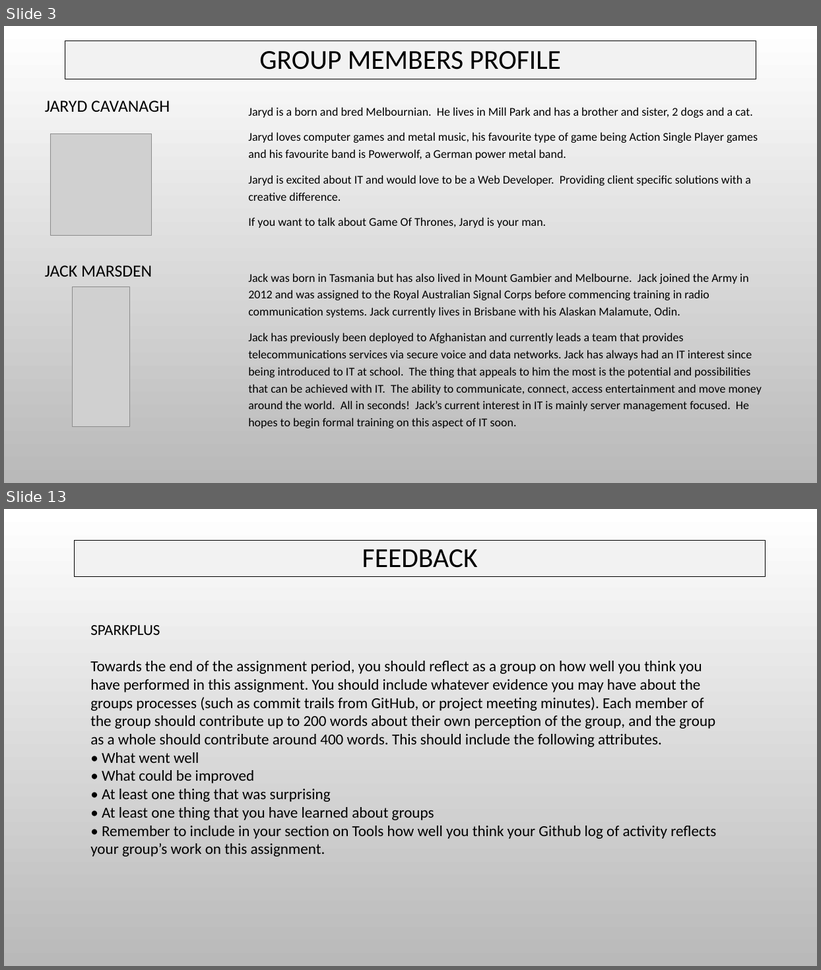
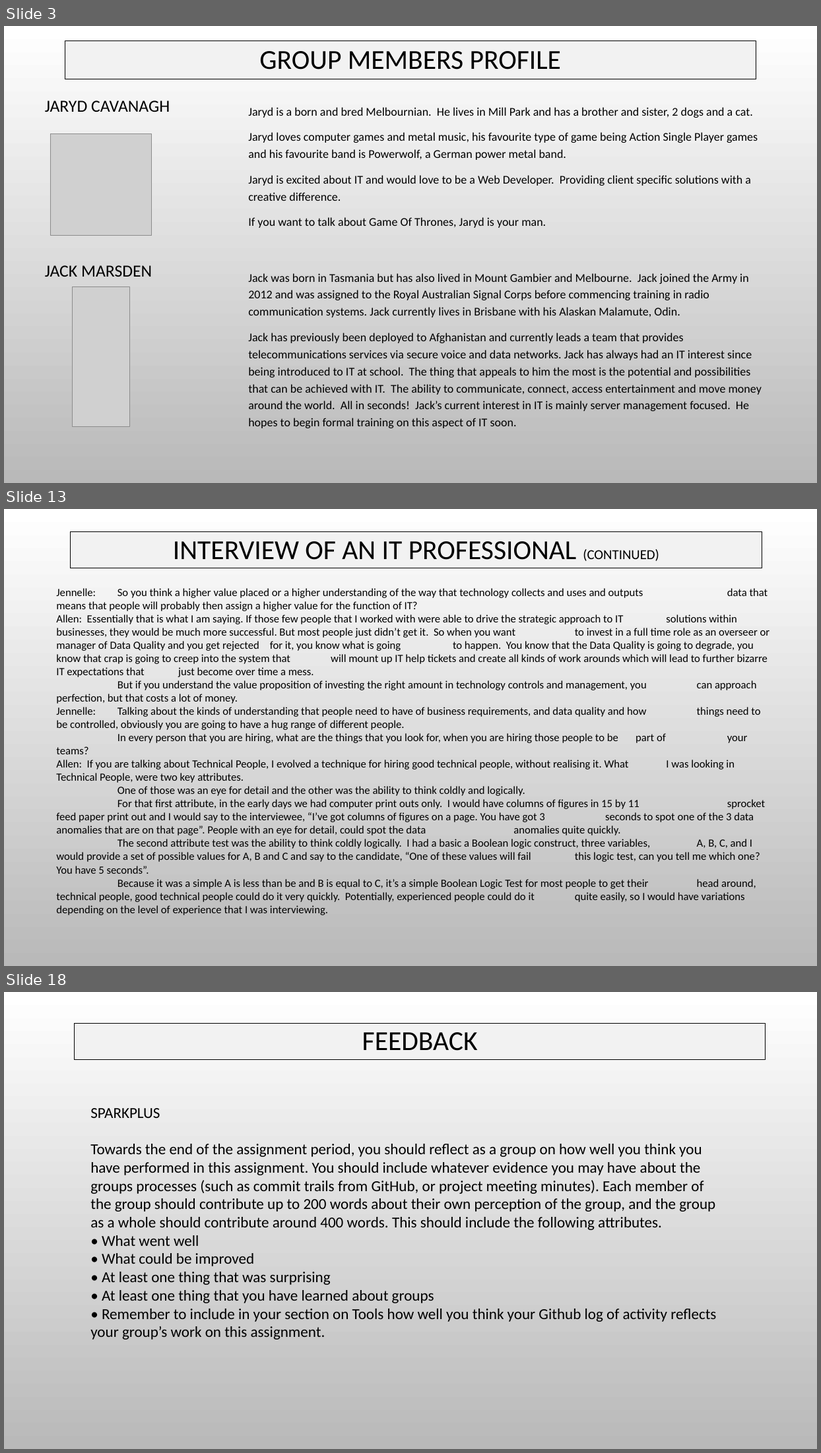
Before and after one commit to s3805194/Restless-Bolters, a slide deck: The Restless Bolters Assessment Report.pptx. Shown one above the other, each under a label of ours: slides 3 and 13 before the commit, slides 3, 13 and 18 after it; the slides between them are not shown. The pictures are 821x970 and 821x1453 pixels, drawn with LibreOffice and Linux fonts; fonts in the diff are those of the drawing; grey boxes stand for pictures; background and template pictures are left out. Boxes give left, top, right and bottom in pixels: in the first picture for what was removed or moved away, otherwise in the second. Text is boxed around its words. In the diff, an @@ line names an element or a change of style, - is before the commit and + after.

```diff
--- a/The Restless Bolters Assessment Report.pptx
+++ b/The Restless Bolters Assessment Report.pptx
@@ slide 13 added at (4,509,817,966), background picture (left out) @@
@@ rectangle added at (71,531,762,568), fill #F2F2F2, outline #000000 0.75 pt, 32.4 pt, text #000000 @@
+INTERVIEW OF AN IT PROFESSIONAL (CONTINUED)
@@ text added at (56,588,770,916), 13 pt, text #000000 @@
+Jennelle: So you think a higher value placed or a higher understanding of the way that technology collects and uses and outputs data that means that people will probably then assign a higher value for the function of IT?
+Allen: Essentially that is what I am saying. If those few people that I worked with were able to drive the strategic approach to IT solutions within businesses, they would be much more successful. But most people just didn’t get it. So when you want to invest in a full time role as an overseer or manager of Data Quality and you get rejected for it, you know what is going to happen. You know that the Data Quality is going to degrade, you know that crap is going to creep into the system that will mount up IT help tickets and create all kinds of work arounds which will lead to further bizarre IT expectations that just become over time a mess.
+But if you understand the value proposition of investing the right amount in technology controls and management, you can approach perfection, but that costs a lot of money.
+Jennelle: Talking about the kinds of understanding that people need to have of business requirements, and data quality and how things need to be controlled, obviously you are going to have a hug range of different people.
+In every person that you are hiring, what are the things that you look for, when you are hiring those people to be part of your teams?
+Allen: If you are talking about Technical People, I evolved a technique for hiring good technical people, without realising it. What I was looking in Technical People, were two key attributes.
+One of those was an eye for detail and the other was the ability to think coldly and logically.
+For that first attribute, in the early days we had computer print outs only. I would have columns of figures in 15 by 11 sprocket feed paper print out and I would say to the interviewee, “I’ve got columns of figures on a page. You have got 3 seconds to spot one of the 3 data anomalies that are on that page”. People with an eye for detail, could spot the data anomalies quite quickly.
+The second attribute test was the ability to think coldly logically. I had a basic a Boolean logic construct, three variables, A, B, C, and I would provide a set of possible values for A, B and C and say to the candidate, “One of these values will fail this logic test, can you tell me which one? You have 5 seconds”.
+Because it was a simple A is less than be and B is equal to C, it’s a simple Boolean Logic Test for most people to get their head around, technical people, good technical people could do it very quickly. Potentially, experienced people could do it quite easily, so I would have variations depending on the level of experience that I was interviewing.
@@ what was slide 13 is now slide 18 @@
```
Also in this commit, not shown: 2 slides changed, 4 other slides added.
